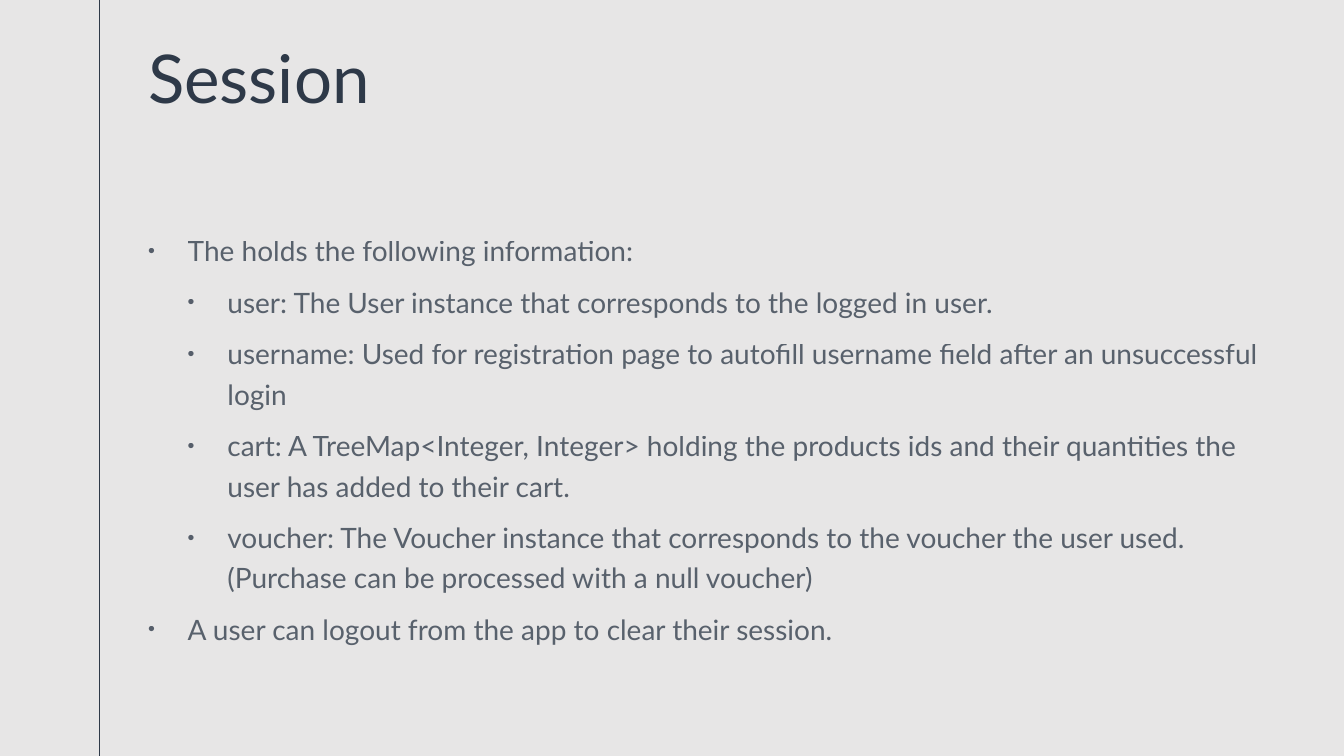
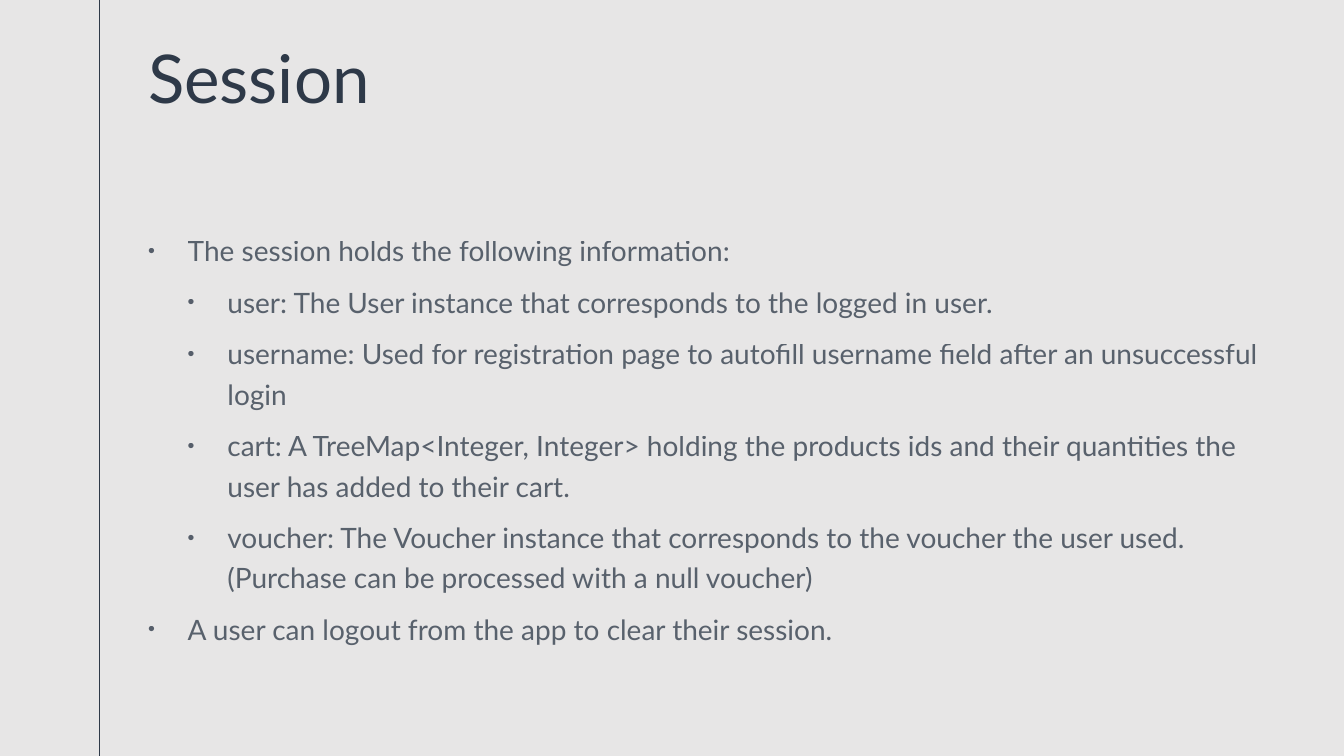
Before and after one commit to antoniosValmas/appathon, a slide deck: slide 6 of Appathon/092020 Appathon.pptx. Drawn at 1344x756 pixels with LibreOffice and Linux fonts; fonts in the diff are those of the drawing. Boxes give left, top, right and bottom in pixels: in the first picture for what was removed or moved away, otherwise in the second. Text is boxed around its words. In the diff, an @@ line names an element or a change of style, - is before the commit and + after.

Commit message:
Fix typos in presentation

```diff
--- a/Appathon/092020 Appathon.pptx
+++ b/Appathon/092020 Appathon.pptx
@@ text at [188,241,729,266]: text changed @@
-• The holds the following information:
+• The session holds the following information:
```
Also in this commit, not shown: 6 other slides changed.
